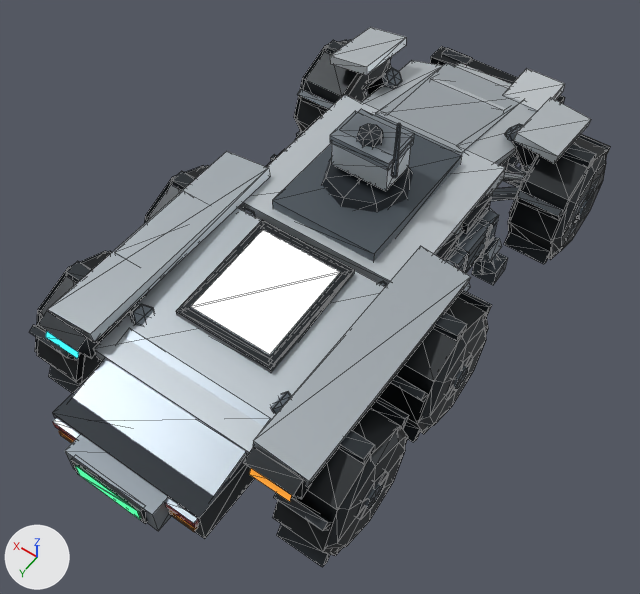
Renders of the glTF model assets/recon-rover-s/derived/meshopt/lod1/r47xs_recon_rover_d0_lod1.meshopt.glb from each side of a commit.
Both versions are drawn from a 50 mm lens placed at (-2.29, 3.51, 5.35), pointed at (-0.1, 0.44, 0.53). The lights are fixed; the arrows at lower left show +X, +Y and +Z. The picture after the commit comes second. Mesh edges are drawn as thin lines. Where no turn or scale is listed for an object, it has been applied to the vertices. Vertices at exactly the same position are counted once.

In view in the first picture: 'CHASSIS_ARMOR_BODY', 'DEBRIS_FENDER_POS_X', 'DISPLAY_FDAI_TELEMETRY_PANEL', 'WHEEL_FL', 'WHEEL_FR', 'WHEEL_ML', 'WHEEL_MR', 'WHEEL_RL', 'WHEEL_RR', 'ZONE_FLANK_NEG_X', 'ZONE_FLANK_POS_X', 'ZONE_FRONT_BUMPER', 'ZONE_REAR_PANEL' and 16 more.
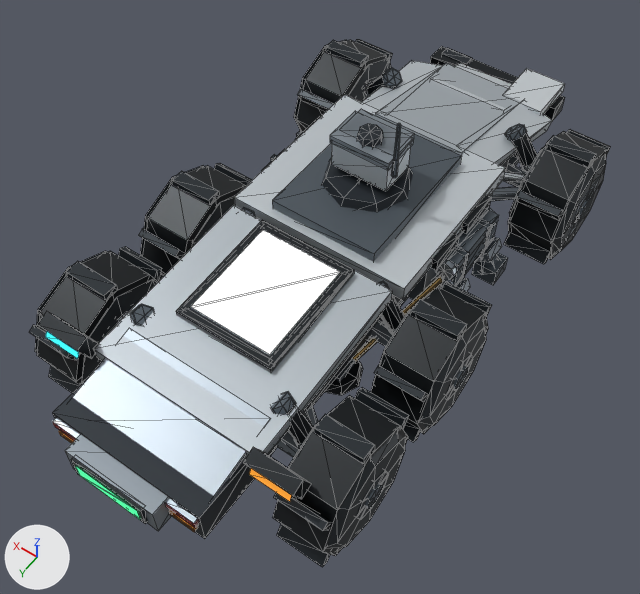
Patch to the scene script:
```diff
--- a/assets/recon-rover-s/derived/meshopt/lod1/r47xs_recon_rover_d0_lod1.meshopt.glb.py
+++ b/assets/recon-rover-s/derived/meshopt/lod1/r47xs_recon_rover_d0_lod1.meshopt.glb.py
@@ me_mesh_9 @@
 # used by ob_zone_front_bumper; location = (0.0, 0.0, 0.56)
-me_mesh_9.from_pydata(...)  # 120 vertices, 180 faces; spans x -0.97..0.97, y -2.36..-0.9, z -0.27..0.55
+me_mesh_9.from_pydata(...)  # 104 vertices, 156 faces; spans x -0.65..0.65, y -2.36..-0.9, z -0.27..0.42
+# me_mesh_9 part 1: the loose piece of 8 vertices spanning x -0.97..-0.63, y -1.77..-1.19, z 0.37..0.55 is deleted
+# me_mesh_9 part 2: the loose piece of 8 vertices spanning x 0.63..0.97, y -1.77..-1.19, z 0.37..0.55 is deleted
 me_mesh_9.materials.append(mat_rover_armor_palette)
@@ me_mesh_11 @@
 # used by ob_zone_flank_neg_x; location = (0.0, 0.0, 0.56)
-me_mesh_11.from_pydata(...)  # 172 vertices, 284 faces; spans x -0.99..-0.3, y -0.86..1.9, z -0.22..0.48
+me_mesh_11.from_pydata(...)  # 164 vertices, 272 faces; spans x -0.97..-0.3, y -0.86..1.9, z -0.22..0.46
+# me_mesh_11 part 3: the loose piece of 8 vertices spanning x -0.99..-0.61, y 0.05..1.79, z 0.36..0.48 is deleted
 me_mesh_11.materials.append(mat_rover_armor_palette)
@@ me_mesh_12 @@
 # used by ob_zone_flank_pos_x; location = (0.0, 0.0, 0.56)
-me_mesh_12.from_pydata(...)  # 172 vertices, 284 faces; spans x 0.3..0.99, y -0.86..1.9, z -0.22..0.48
+me_mesh_12.from_pydata(...)  # 164 vertices, 272 faces; spans x 0.3..0.97, y -0.86..1.9, z -0.22..0.46
+# me_mesh_12 part 4: the loose piece of 8 vertices spanning x 0.61..0.99, y 0.05..1.79, z 0.36..0.48 is deleted
 me_mesh_12.materials.append(mat_rover_armor_palette)
@@ ob_debris_fender_pos_x @@
-ob_debris_fender_pos_x = bpy.data.objects.new('DEBRIS_FENDER_POS_X', me_mesh_16)
+ob_debris_fender_pos_x = bpy.data.objects.new('DEBRIS_FENDER_POS_X', None)
 ob_debris_fender_pos_x.parent = ob_debris_detachable_group
```

Pixel boxes (x1, y1, x2, y2) of what changed, in the pictures (640 x 594 px):
'ZONE_FRONT_BUMPER', reshaped (22% narrower, 14% shorter): before (330, 27, 591, 166); after (362, 46, 565, 166)
'DEBRIS_FENDER_POS_X', no longer drawn: before (115, 191, 198, 261)
part 1 of me_mesh_9, deleted: before (513, 98, 591, 164)
part 2 of me_mesh_9, deleted: before (330, 27, 406, 75)
part 3 of me_mesh_11, deleted: before (253, 246, 471, 487)
part 4 of me_mesh_12, deleted: before (48, 151, 270, 342)
'WHEEL_RR', unchanged, uncovered by the edit: before (29, 251, 151, 393); after (29, 247, 162, 393)
'WHEEL_MR', unchanged, uncovered by the edit: before (144, 166, 209, 224); after (139, 163, 252, 281)
